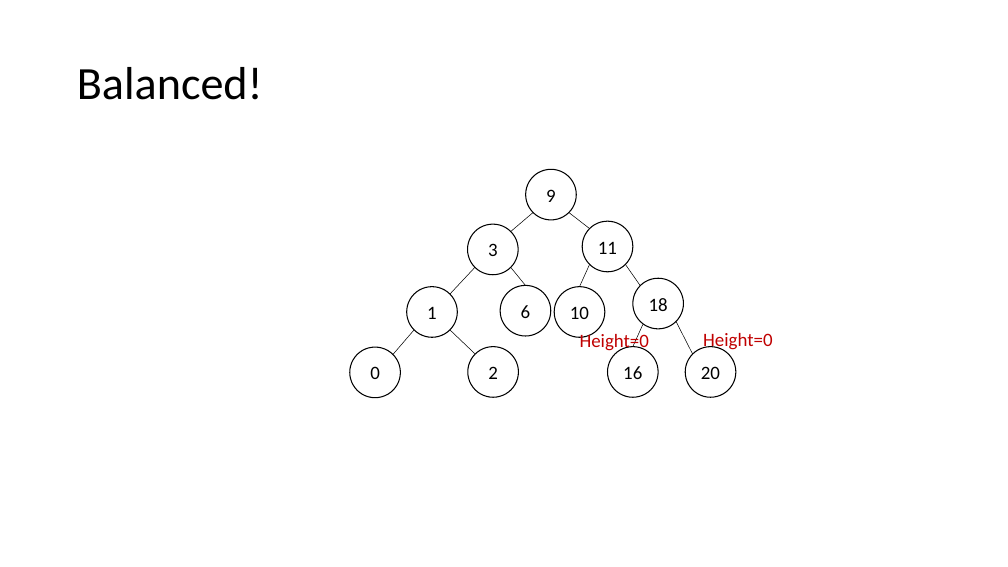
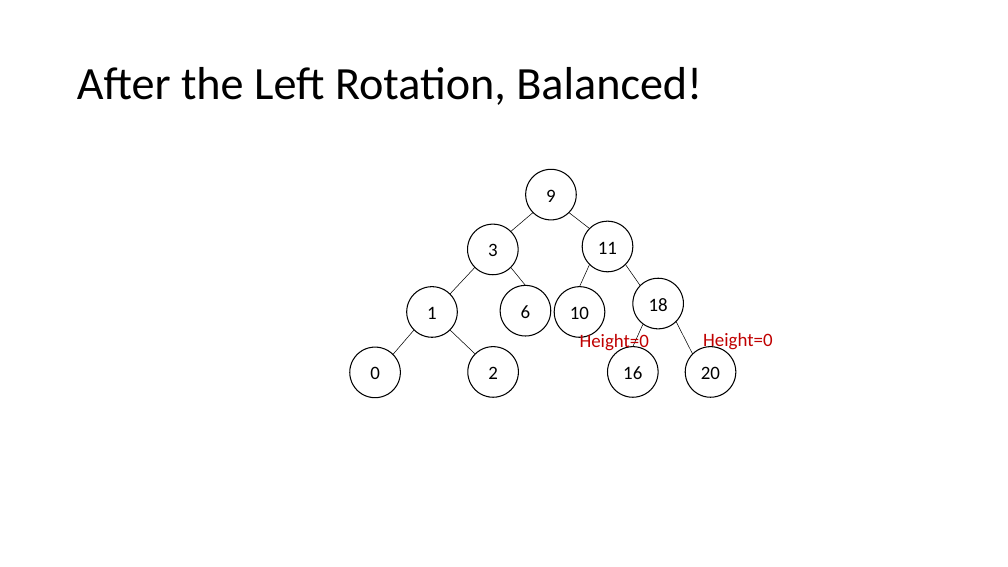
Before and after one commit to natebrunelle/cse332, a slide deck: slide 20 of demo_site/files/slides/lecture9_avl2_inkb.pptx (slide 21 before the commit). Drawn at 1008x567 pixels with LibreOffice and Linux fonts; fonts in the diff are those of the drawing. Boxes give left, top, right and bottom in pixels: in the first picture for what was removed or moved away, otherwise in the second. Text is boxed around its words. In the diff, an @@ line names an element or a change of style, - is before the commit and + after.

```diff
--- a/demo_site/files/slides/lecture9_avl2_inkb.pptx
+++ b/demo_site/files/slides/lecture9_avl2_inkb.pptx
@@ title at (77,67,702,105): text changed @@
-Balanced!
+After the Left Rotation, Balanced!
```
Also in this commit, not shown: 31 other slides changed, 1 slide removed, 5 other files.
